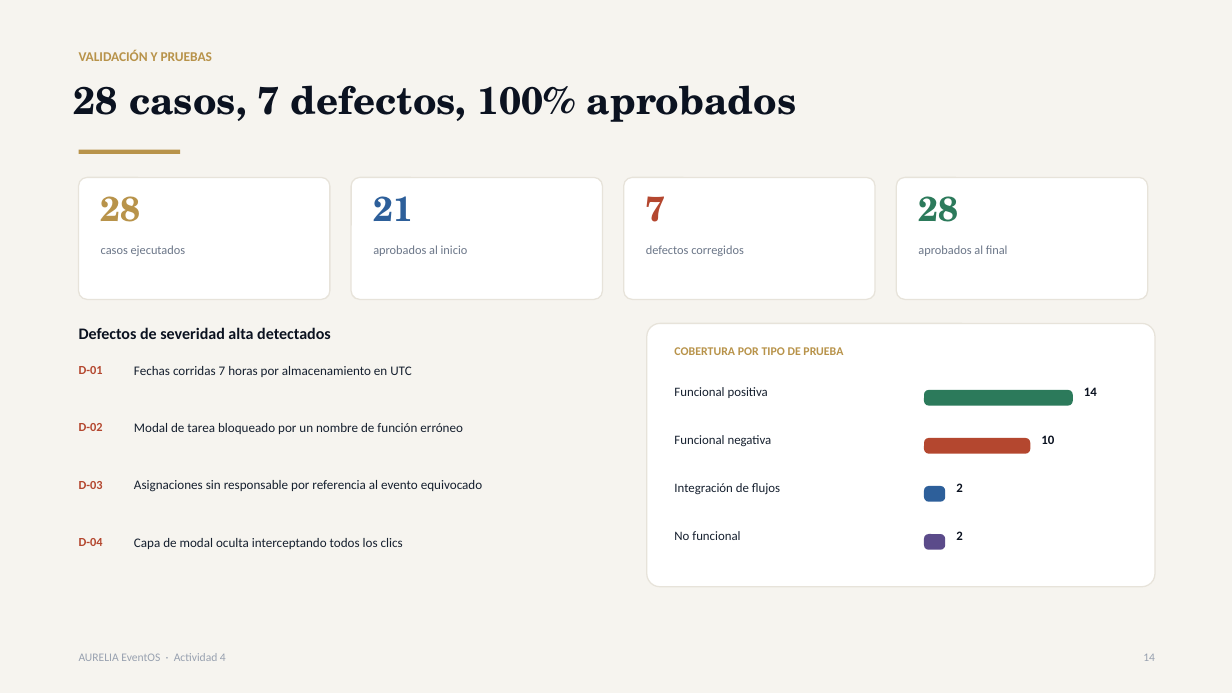
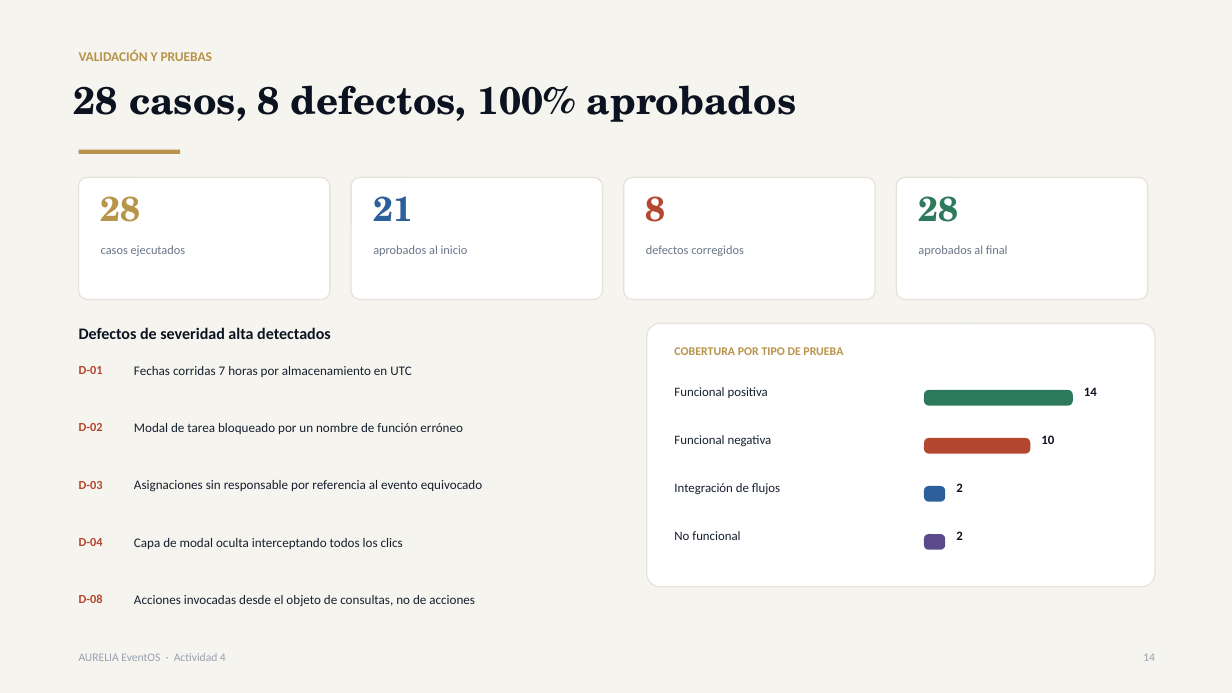
Before and after one commit to TyTruby32/aurelia-eventos, a slide deck: slide 14 of docs/AureliaEventOS_Presentacion.pptx. Drawn at 1232x693 pixels with LibreOffice and Linux fonts; fonts in the diff are those of the drawing. Boxes give left, top, right and bottom in pixels: in the first picture for what was removed or moved away, otherwise in the second. Text is boxed around its words. In the diff, an @@ line names an element or a change of style, - is before the commit and + after.

Commit message:
Video demostrativo, documento y presentación de la Actividad 4

```diff
--- a/docs/AureliaEventOS_Presentacion.pptx
+++ b/docs/AureliaEventOS_Presentacion.pptx
@@ text at bbox=[74, 85, 797, 122]: text changed @@
-28 casos, 7 defectos, 100% aprobados
+28 casos, 8 defectos, 100% aprobados
@@ text at bbox=[646, 196, 666, 222]: text changed @@
-7
+8
@@ text added at bbox=[79, 594, 103, 603], 9.6 pt, text #B4472F, bold @@
+D-08
@@ text added at bbox=[134, 595, 475, 607], 10.2 pt, text #16202F @@
+Acciones invocadas desde el objeto de consultas, no de acciones
```
Also in this commit, not shown: 8 other files.
